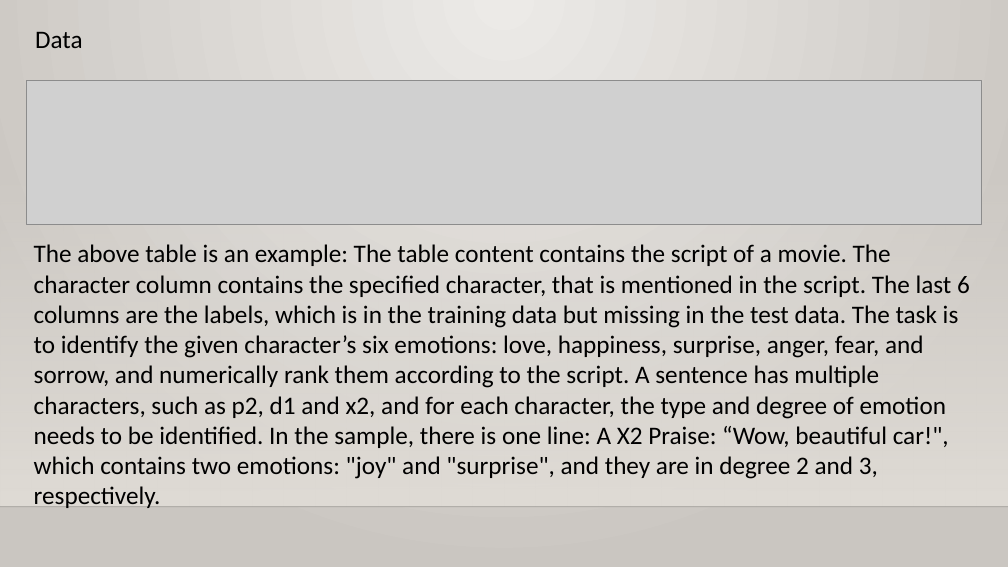
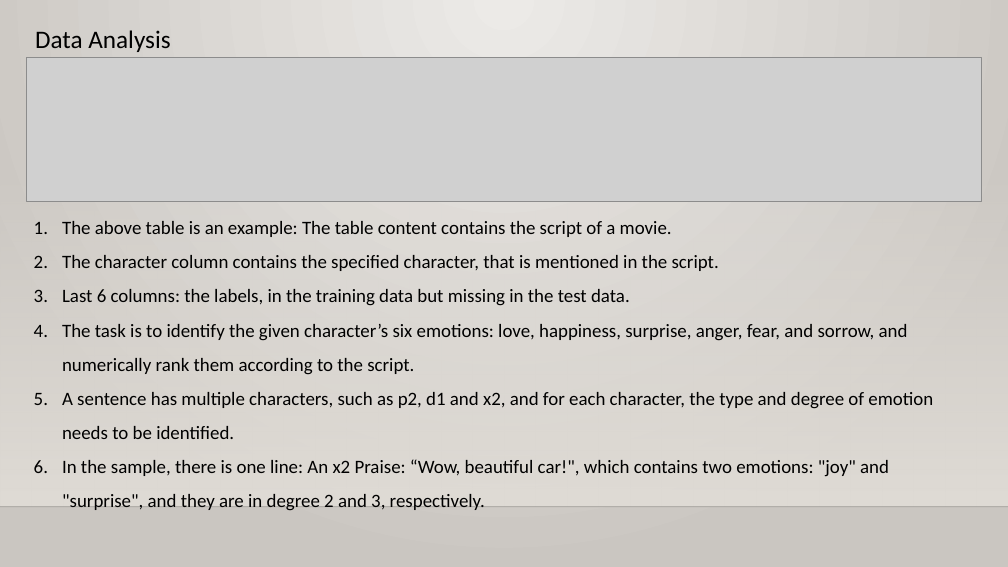
Before and after one commit to ErinYY/IIT-CS584-course-project-script_emotion, a slide deck: slide 3 of CS584_Team39_Presentation1.pptx. Drawn at 1008x567 pixels with LibreOffice and Linux fonts; fonts in the diff are those of the drawing; grey boxes stand for pictures; background and template pictures are left out. Boxes give left, top, right and bottom in pixels: in the first picture for what was removed or moved away, otherwise in the second. Text is boxed around its words. In the diff, an @@ line names an element or a change of style, - is before the commit and + after.

```diff
--- a/CS584_Team39_Presentation1.pptx
+++ b/CS584_Team39_Presentation1.pptx
@@ picture: place and size @@
-picture at <box>26,81,982,225</box>
+picture at <box>26,57,982,201</box>
@@ text at <box>35,30,170,52</box>: text changed @@
-Data
+Data Analysis
@@ text at <box>62,221,933,511</box>: text changed; size 24 to 18 pt @@
-The above table is an example: The table content contains the script of a movie. The character column contains the specified character, that is mentioned in the script. The last 6 columns are the labels, which is in the training data but missing in the test data. The task is to identify the given character’s six emotions: love, happiness, surprise, anger, fear, and sorrow, and numerically rank them according to the script. A sentence has multiple characters, such as p2, d1 and x2, and for each character, the type and degree of emotion needs to be identified. In the sample, there is one line: A X2 Praise: “Wow, beautiful car!", which contains two emotions: "joy" and "surprise", and they are in degree 2 and 3, respectively.
+1. The above table is an example: The table content contains the script of a movie.
+2. The character column contains the specified character, that is mentioned in the script.
+3. Last 6 columns: the labels, in the training data but missing in the test data.
+4. The task is to identify the given character’s six emotions: love, happiness, surprise, anger, fear, and sorrow, and numerically rank them according to the script.
+5. A sentence has multiple characters, such as p2, d1 and x2, and for each character, the type and degree of emotion needs to be identified.
+6. In the sample, there is one line: An x2 Praise: “Wow, beautiful car!", which contains two emotions: "joy" and "surprise", and they are in degree 2 and 3, respectively.
```
Also in this commit, not shown: 4 other slides changed, 5 slides removed.
